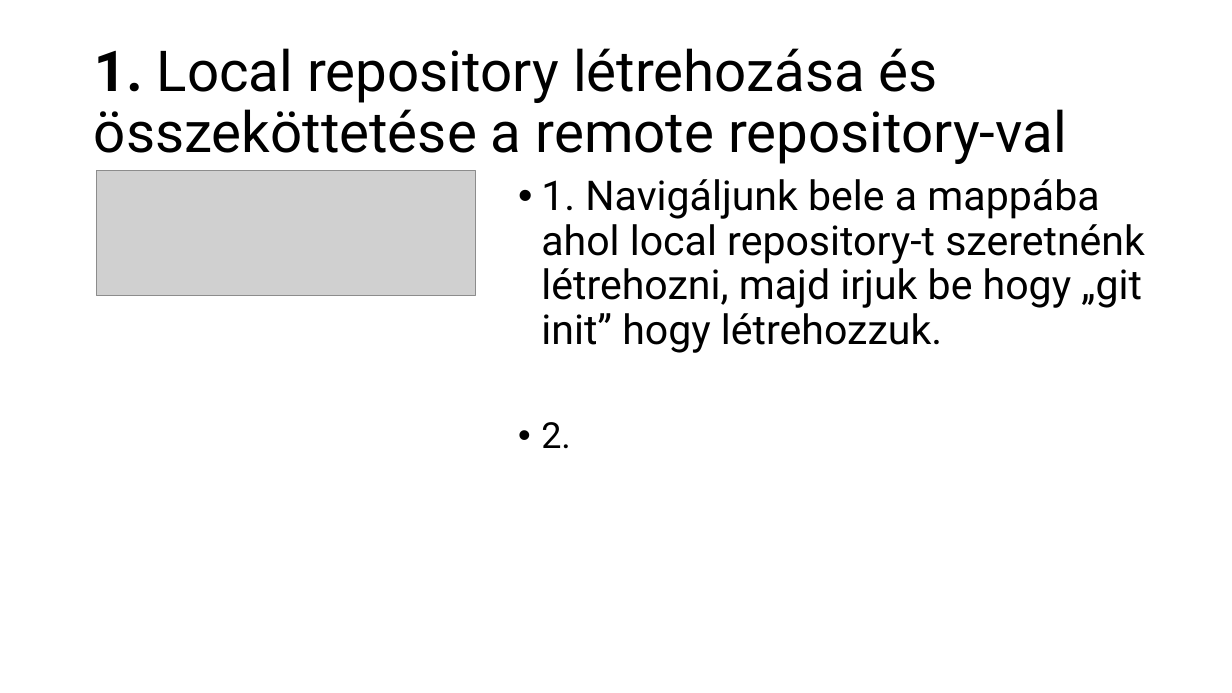
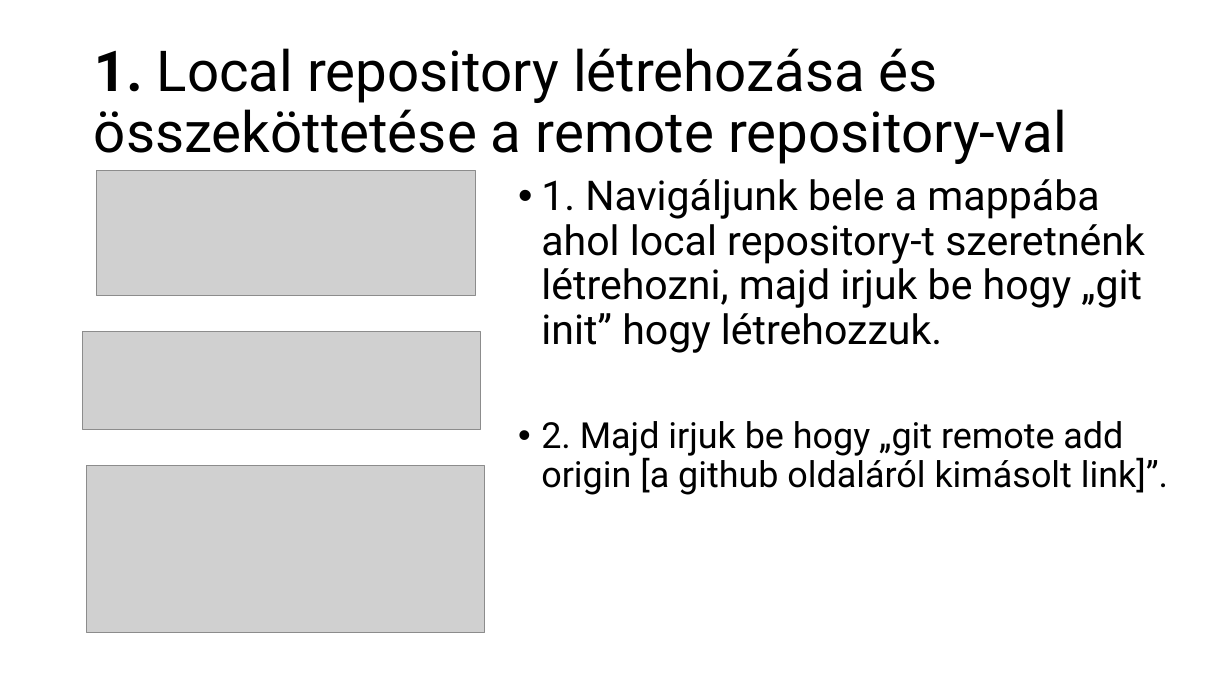
Before and after one commit to BognarBalint/Ikt_Projektmunka_2024-2025_Bogn-r_Roli_Kimi, a slide deck: slide 4 of Git_használat.pptx. Drawn at 1232x693 pixels with LibreOffice and Linux fonts; fonts in the diff are those of the drawing; grey boxes stand for pictures. Boxes give left, top, right and bottom in pixels: in the first picture for what was removed or moved away, otherwise in the second. Text is boxed around its words. In the diff, an @@ line names an element or a change of style, - is before the commit and + after.

Commit message:
2.0

```diff
--- a/Git_használat.pptx
+++ b/Git_használat.pptx
@@ picture added at (82,331,480,430) @@
@@ text at (541,421,1168,495): text changed @@
-• 2.
+• 2. Majd irjuk be hogy „git remote add origin [a github oldaláról kimásolt link]”.
@@ picture added at (87,465,484,632) @@
```
Also in this commit, not shown: 2 other slides changed.
